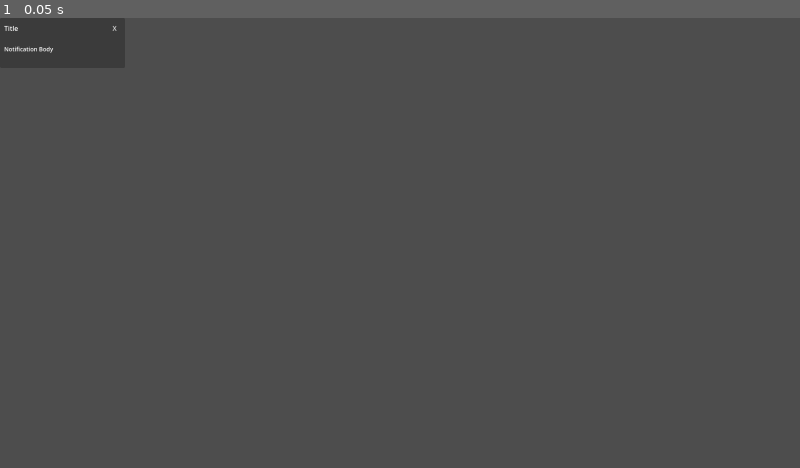
Above: before the commit, frame 1.
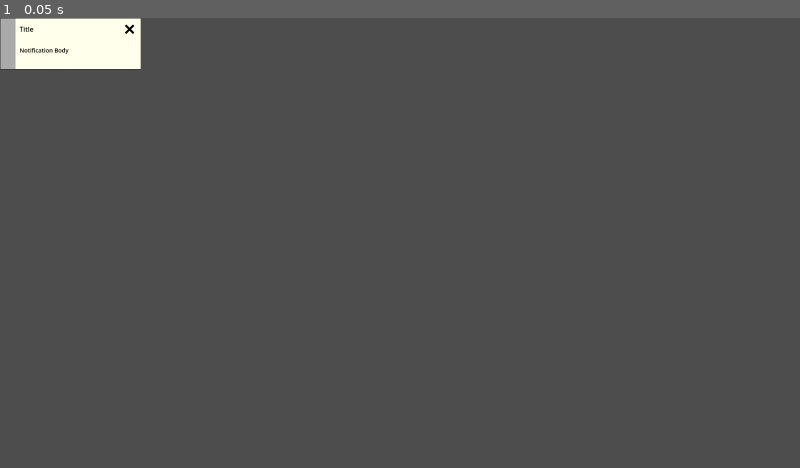
Above: after the commit, the same moment.

Repository: Wong-Kai-Lun/gamified-cybersecurity-awareness-training
Game: Godot game, scene res://game/notification_system/notification_toast.tscn
Same seed, same stepped clock (60 frames per second), same inputs: the game is played once before the commit and once after it. This scene is started directly instead of the project's main scene.
Inputs:
- Up to frame 1 (0.05 s): no input

The runs differ from the first frame. In frame 1, 2.0% of the frame differs, in the area x 0-18%, y 0-12%.

Commit message:
Upgrade Notification: Color Bands
- now different notifications have color bands to signify the type of notification.

Diff:
--- a/godot/game/main_game/desktop.gd
+++ b/godot/game/main_game/desktop.gd
@@ -15,7 +15,7 @@
 @onready var input_blocker_scene: PackedScene = preload("res://game/main_game/programs/common/input_blocker.tscn")
 @onready var input_blocker = input_blocker_scene.instantiate()
 
-@onready var notif_vbox: VBoxContainer = $CanvasLayer/NotificationPanel/ScrollContainer/MarginContainer/NotificationVBox
+@onready var notif_vbox: VBoxContainer = $CanvasLayer/NotificationPanel/MarginContainer/ScrollContainer/NotificationVBox
 @onready var notif_toast_scene: PackedScene = preload("res://game/notification_system/notification_toast.tscn")
 
 @onready var bsod_panel: PanelContainer = $CanvasLayer/BSODPanel
--- a/godot/game/main_game/desktop.tscn
+++ b/godot/game/main_game/desktop.tscn
@@ -174,13 +174,8 @@
 grow_vertical = 2
 mouse_filter = 2
 theme_override_styles/panel = SubResource("StyleBoxEmpty_ipicr")
-metadata/_edit_use_anchors_ = true
-
-[node name="ScrollContainer" type="ScrollContainer" parent="CanvasLayer/NotificationPanel"]
-layout_mode = 2
-mouse_filter = 2
-
-[node name="MarginContainer" type="MarginContainer" parent="CanvasLayer/NotificationPanel/ScrollContainer"]
+
+[node name="MarginContainer" type="MarginContainer" parent="CanvasLayer/NotificationPanel"]
 layout_mode = 2
 size_flags_horizontal = 3
 size_flags_vertical = 3
@@ -190,7 +185,13 @@
 theme_override_constants/margin_right = 20
 theme_override_constants/margin_bottom = 20
 
-[node name="NotificationVBox" type="VBoxContainer" parent="CanvasLayer/NotificationPanel/ScrollContainer/MarginContainer"]
+[node name="ScrollContainer" type="ScrollContainer" parent="CanvasLayer/NotificationPanel/MarginContainer"]
+clip_contents = false
+layout_mode = 2
+mouse_filter = 2
+horizontal_scroll_mode = 0
+
+[node name="NotificationVBox" type="VBoxContainer" parent="CanvasLayer/NotificationPanel/MarginContainer/ScrollContainer"]
 layout_mode = 2
 size_flags_horizontal = 3
 size_flags_vertical = 3
--- a/godot/game/notification_system/notification_manager.gd
+++ b/godot/game/notification_system/notification_manager.gd
@@ -2,6 +2,8 @@
 class_name NotificationManager
 
 signal request_notification(data)
+
+enum NotificationType { NEUTRAL, ALERT, WARNING }
 
 func _ready() -> void:
 	GameManagerInstance.inventory_full.connect(_notify_inventory_full)
@@ -11,10 +13,10 @@
 	file.file_downloaded.connect(_notify_file_downloaded)
 
 func _notify_file_downloaded(file_data: FileData) -> void:
-	request_notification.emit({ "title": "File Downloaded", "body": file_data.file_name })
+	request_notification.emit({ "type": NotificationType.NEUTRAL, "title": "File Downloaded", "body": file_data.file_name })
 
 func _notify_inventory_full() -> void:
-	request_notification.emit({ "title": "No more space", "body": "Please remove some files." })
+	request_notification.emit({ "type": NotificationType.ALERT, "title": "No more space", "body": "Please remove some files." })
 
 func _notify_malware_detected(file_name: String) -> void:
-	request_notification.emit({ "title": "Malware Detected!", "body": file_name })
+	request_notification.emit({ "type": NotificationType.WARNING, "title": "Malware Detected!", "body": file_name })
--- a/godot/game/notification_system/notification_toast.gd
+++ b/godot/game/notification_system/notification_toast.gd
@@ -3,13 +3,27 @@
 
 signal request_close(notif)
 
-@onready var notification_title: Label = $PanelContainer/MarginContainer/VBoxContainer/HBoxContainer/NotificationTitle
-@onready var notification_body: Label = $PanelContainer/MarginContainer/VBoxContainer/NotificationBody
+@onready var notification_title: Label = $HBoxContainer/MarginContainer/VBoxContainer/HBoxContainer/NotificationTitle
+@onready var notification_body: Label = $HBoxContainer/MarginContainer/VBoxContainer/NotificationBody
+@onready var notification_color: ColorRect = $HBoxContainer/ColorRect
 
 
 func setup(data) -> void:
+	_set_notification_colour(data["type"])
 	notification_title.text = data["title"]
 	notification_body.text = data["body"]
+
+
+func _set_notification_colour(type: NotificationManagerInstance.NotificationType) -> void:
+	match type:
+		NotificationManagerInstance.NotificationType.NEUTRAL:
+			notification_color.color = Color("#AAAAAA")
+
+		NotificationManagerInstance.NotificationType.ALERT:
+			notification_color.color = Color("#FFFF00")
+
+		NotificationManagerInstance.NotificationType.WARNING:
+			notification_color.color = Color("#FF0000")
 
 
 func _on_close_notification_pressed() -> void:
--- a/godot/game/notification_system/notification_toast.tscn
+++ b/godot/game/notification_system/notification_toast.tscn
@@ -1,13 +1,15 @@
-[gd_scene load_steps=7 format=3 uid="uid://cd5ivsateu3bh"]
+[gd_scene load_steps=8 format=3 uid="uid://cd5ivsateu3bh"]
 
 [ext_resource type="Script" path="res://game/notification_system/notification_toast.gd" id="1_5xlne"]
+[ext_resource type="Texture2D" uid="uid://blu5dp4xqn65b" path="res://assets/close_x.png" id="2_wryof"]
 
-[sub_resource type="StyleBoxFlat" id="StyleBoxFlat_ls8xu"]
-bg_color = Color(0.2, 0.2, 0.2, 0.666667)
-corner_radius_top_left = 4
-corner_radius_top_right = 4
-corner_radius_bottom_right = 4
-corner_radius_bottom_left = 4
+[sub_resource type="StyleBoxFlat" id="StyleBoxFlat_tqdy0"]
+bg_color = Color(1, 1, 0.921569, 1)
+border_width_left = 1
+border_width_top = 1
+border_width_right = 1
+border_width_bottom = 1
+border_color = Color(0.2, 0.2, 0.2, 1)
 
 [sub_resource type="StyleBoxEmpty" id="StyleBoxEmpty_m8ary"]
 
@@ -15,62 +17,66 @@
 
 [sub_resource type="StyleBoxEmpty" id="StyleBoxEmpty_5kkj7"]
 
-[sub_resource type="StyleBoxEmpty" id="StyleBoxEmpty_lpob1"]
+[sub_resource type="StyleBoxEmpty" id="StyleBoxEmpty_bb50y"]
 
-[node name="NotificationToast" type="Control"]
-custom_minimum_size = Vector2(300, 120)
-layout_mode = 3
-anchors_preset = 0
-offset_right = 300.0
-offset_bottom = 120.0
+[node name="NotificationToast" type="PanelContainer"]
+custom_minimum_size = Vector2(150, 120)
+anchors_preset = -1
+anchor_right = 0.176042
+anchor_bottom = 0.112963
+size_flags_horizontal = 3
+theme_override_styles/panel = SubResource("StyleBoxFlat_tqdy0")
 script = ExtResource("1_5xlne")
+metadata/_edit_use_anchors_ = true
 
-[node name="PanelContainer" type="PanelContainer" parent="."]
-layout_mode = 1
-anchors_preset = 15
-anchor_right = 1.0
-anchor_bottom = 1.0
-grow_horizontal = 2
-grow_vertical = 2
-theme_override_styles/panel = SubResource("StyleBoxFlat_ls8xu")
+[node name="HBoxContainer" type="HBoxContainer" parent="."]
+layout_mode = 2
+theme_override_constants/separation = 0
 
-[node name="MarginContainer" type="MarginContainer" parent="PanelContainer"]
+[node name="ColorRect" type="ColorRect" parent="HBoxContainer"]
+custom_minimum_size = Vector2(36, 0)
+layout_mode = 2
+color = Color(0.666667, 0.666667, 0.666667, 1)
+
+[node name="MarginContainer" type="MarginContainer" parent="HBoxContainer"]
 layout_mode = 2
 theme_override_constants/margin_left = 10
 theme_override_constants/margin_top = 10
 theme_override_constants/margin_right = 10
 theme_override_constants/margin_bottom = 10
 
-[node name="VBoxContainer" type="VBoxContainer" parent="PanelContainer/MarginContainer"]
+[node name="VBoxContainer" type="VBoxContainer" parent="HBoxContainer/MarginContainer"]
 layout_mode = 2
 theme_override_constants/separation = 0
 
-[node name="HBoxContainer" type="HBoxContainer" parent="PanelContainer/MarginContainer/VBoxContainer"]
+[node name="HBoxContainer" type="HBoxContainer" parent="HBoxContainer/MarginContainer/VBoxContainer"]
 layout_mode = 2
 
-[node name="NotificationTitle" type="Label" parent="PanelContainer/MarginContainer/VBoxContainer/HBoxContainer"]
+[node name="NotificationTitle" type="Label" parent="HBoxContainer/MarginContainer/VBoxContainer/HBoxContainer"]
 layout_mode = 2
 size_flags_horizontal = 3
 size_flags_vertical = 3
+theme_override_colors/font_color = Color(0, 0, 0, 1)
 theme_override_font_sizes/font_size = 16
 text = "Title"
 vertical_alignment = 1
 
-[node name="CloseNotification" type="Button" parent="PanelContainer/MarginContainer/VBoxContainer/HBoxContainer"]
-custom_minimum_size = Vector2(30, 30)
+[node name="CloseNotification" type="Button" parent="HBoxContainer/MarginContainer/VBoxContainer/HBoxContainer"]
+custom_minimum_size = Vector2(25, 25)
 layout_mode = 2
 mouse_default_cursor_shape = 2
 theme_override_styles/focus = SubResource("StyleBoxEmpty_m8ary")
 theme_override_styles/hover = SubResource("StyleBoxEmpty_dam5m")
 theme_override_styles/pressed = SubResource("StyleBoxEmpty_5kkj7")
-theme_override_styles/normal = SubResource("StyleBoxEmpty_lpob1")
-text = "X"
+theme_override_styles/normal = SubResource("StyleBoxEmpty_bb50y")
+icon = ExtResource("2_wryof")
 
-[node name="NotificationBody" type="Label" parent="PanelContainer/MarginContainer/VBoxContainer"]
+[node name="NotificationBody" type="Label" parent="HBoxContainer/MarginContainer/VBoxContainer"]
 custom_minimum_size = Vector2(280, 70)
 layout_mode = 2
 size_flags_vertical = 3
 size_flags_stretch_ratio = 2.0
+theme_override_colors/font_color = Color(0, 0, 0, 1)
 theme_override_font_sizes/font_size = 14
 text = "Notification Body"
 vertical_alignment = 1
@@ -82,5 +88,5 @@
 one_shot = true
 autostart = true
 
-[connection signal="pressed" from="PanelContainer/MarginContainer/VBoxContainer/HBoxContainer/CloseNotification" to="." method="_on_close_notification_pressed"]
+[connection signal="pressed" from="HBoxContainer/MarginContainer/VBoxContainer/HBoxContainer/CloseNotification" to="." method="_on_close_notification_pressed"]
 [connection signal="timeout" from="Timer" to="." method="_on_timer_timeout"]
Binary file added: godot/assets/close_x.png
Not shown, added: godot/assets/close_x.png.import
